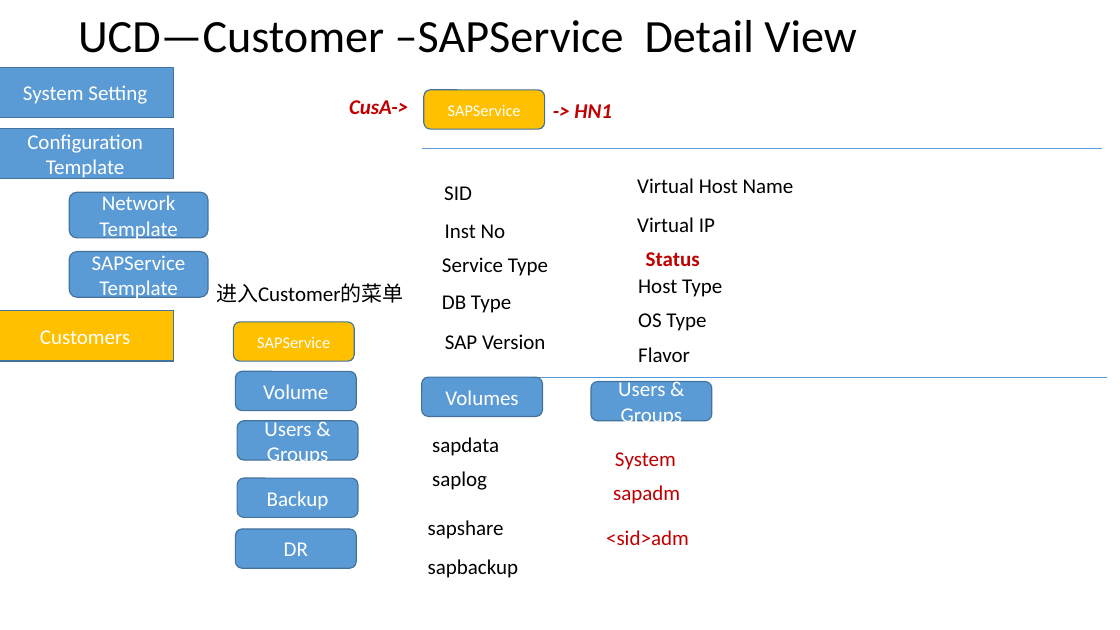
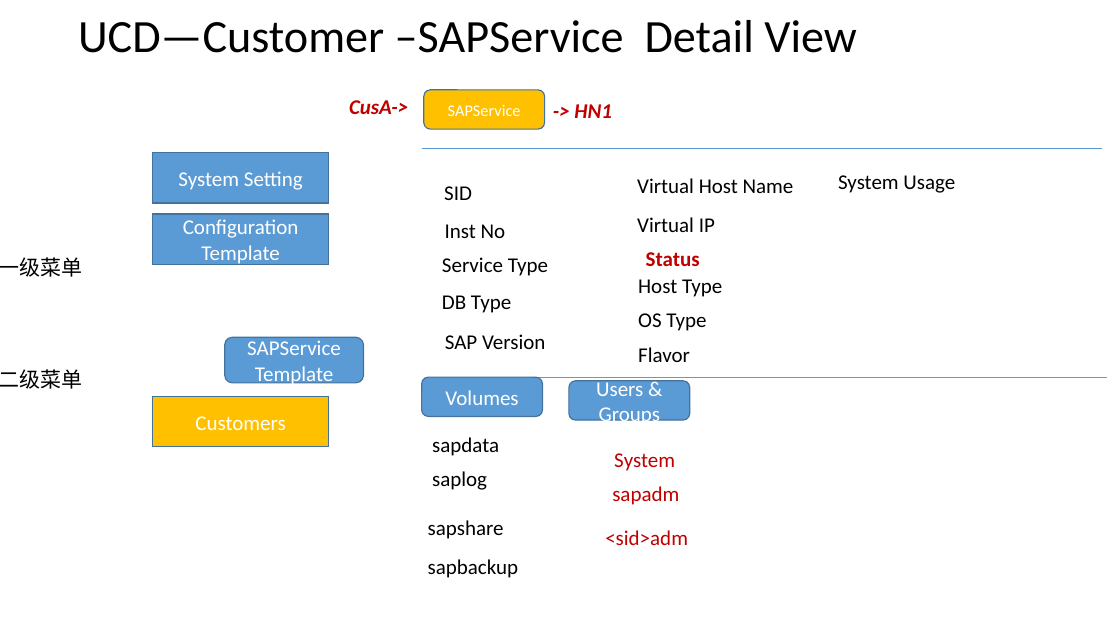
Before and after one commit to otcdevgroup/ManagementService, a slide deck: slide 7 of demo/OTC SAP Management Service UCD & CMDB.pptx (slide 9 before the commit). Drawn at 1120x630 pixels with LibreOffice and Linux fonts; fonts in the diff are those of the drawing. Boxes give left, top, right and bottom in pixels: in the first picture for what was removed or moved away, otherwise in the second. Text is boxed around its words. In the diff, an @@ line names an element or a change of style, - is before the commit and + after.

```diff
--- a/demo/OTC SAP Management Service UCD & CMDB.pptx
+++ b/demo/OTC SAP Management Service UCD & CMDB.pptx
@@ text added at [838,175,955,193], 18 pt, text #000000 @@
+System Usage
@@ rounded rectangle removed at [69,192,208,238] @@
-Network Template
@@ text added at [0,257,82,277], 18 pt, text #000000 @@
+一级菜单
@@ text removed at [216,283,404,303] @@
-进入Customer的菜单
@@ rounded rectangle removed at [234,322,355,361] @@
-SAPService
@@ text added at [0,369,82,389], 18 pt, text #000000 @@
+二级菜单
@@ rounded rectangle removed at [235,371,356,411] @@
-Volume
@@ rounded rectangle "Users & Groups": place and size @@
-rounded rectangle "Users & Groups" at [592,381,712,421]
+rounded rectangle "Users & Groups" at [569,381,690,420]
@@ 3 rectangles, 1 rounded rectangle: place and size @@
-3 rectangles, 1 rounded rectangle at [0,67,208,361]
+3 rectangles, 1 rounded rectangle at [153,153,364,447]
@@ rounded rectangle removed at [237,421,358,460] @@
-Users & Groups
@@ rounded rectangle removed at [237,478,358,518] @@
-Backup
@@ rounded rectangle removed at [235,529,356,569] @@
-DR
```
Also in this commit, not shown: 8 other slides changed, 1 slide added, 7 slides removed, 2 other files.
